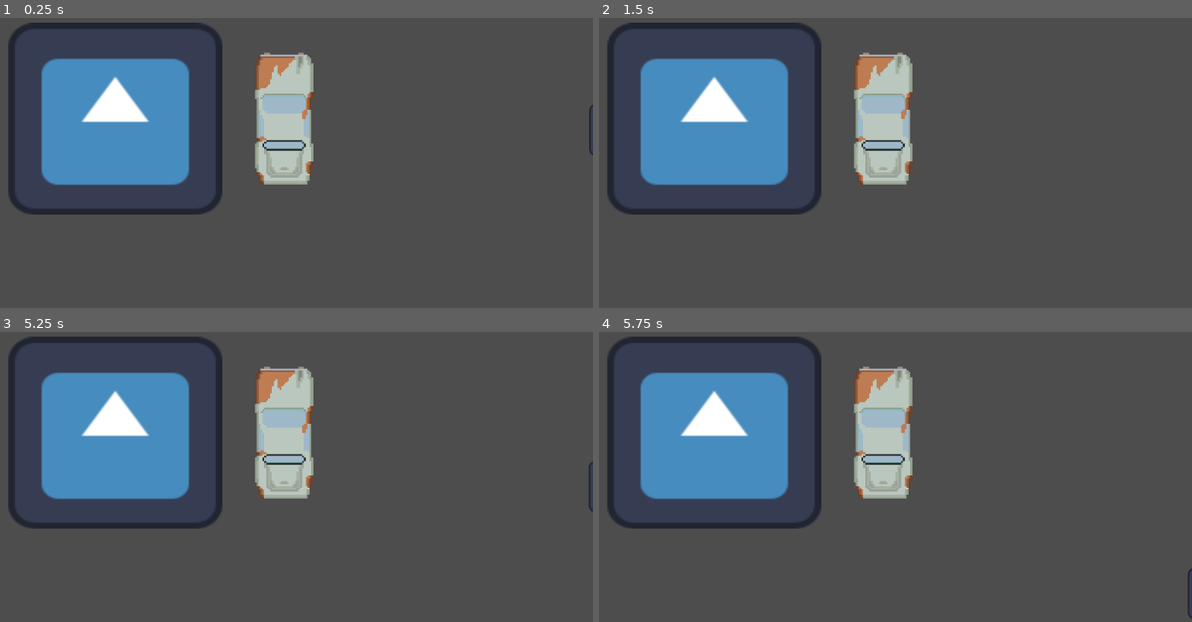
Above: before the commit, frames 1-4 (two rows, left to right).
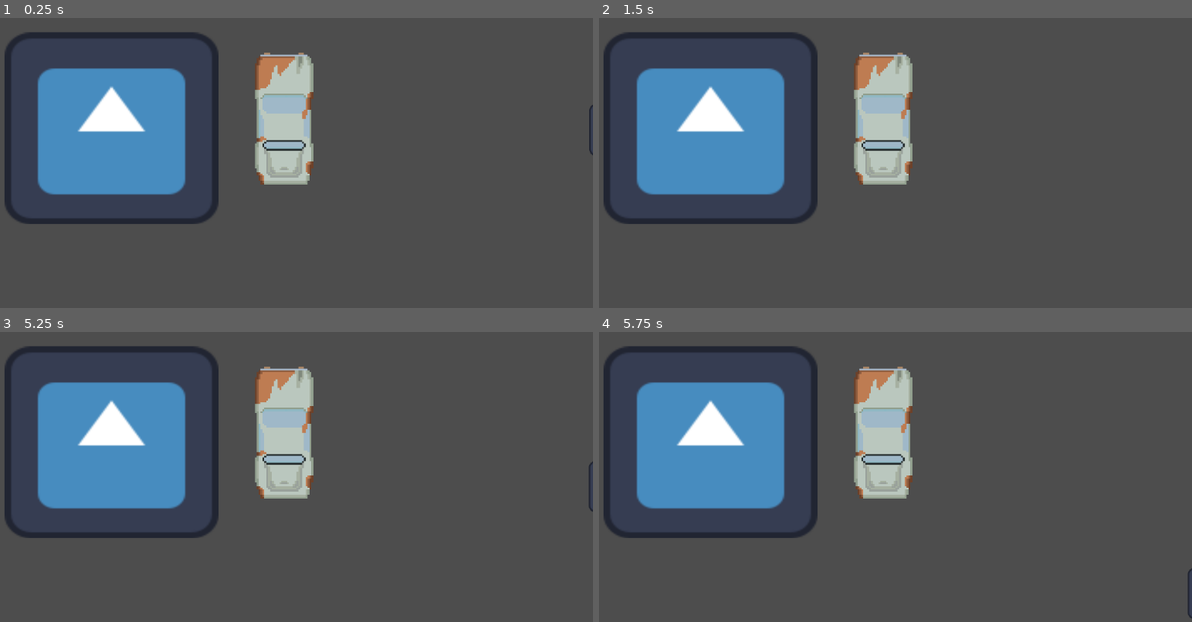
Above: after the commit, the same moments.

Repository: Ivan-Sardi/Juego-Godot
Game: Godot game, scene res://Escenas/main.tscn
The game is run twice, just before and just after one commit, with the same random seed, the same clock (stepped at 60 frames per second) and the same inputs. The engine's default icon, where the game draws it, is replaced by a stand-in: a white triangle on a blue panel in a dark square.
Inputs:
- Up to frame 1 (0.25 s): no input
- Up to frame 2 (1.5 s): tap Enter at 0.5 s; hold D (Right) 0.53-1.28 s; hold E (Interact) 0.53-1.28 s; tap Space at 1.25 s; hold S (Down) from 1.28 s (still down); tap E (Interact) at 1.35 s
- Up to frame 3 (5.25 s): tap Enter at 2, 3.5 s; release S (Down) at 2.03 s; hold D (Right) 2.03-2.78 s; hold E (Interact) 2.03-2.78 s; tap Space at 2.75, 4.25 s; hold W (Up) 2.78-3.53 s; tap E (Interact) at 2.85, 4.35 s; hold E (Interact) 3.53-4.28 s; hold A (Left) 3.53-5.03 s; hold S (Down) from 5.03 s (still down); hold E (Interact) from 5.03 s (still down)
- Up to frame 4 (5.75 s): keep holding S (Down); keep holding E (Interact)

The runs differ from the first frame. In frame 1, 7.4% of the frame differs, in the area x 0-38%, y 1-72%; in frame 2, 7.4%; in frame 3, 7.4%; in frame 4, 7.4%.

Commit message:
saraco-autoarreglado
colovrg

Diff:
--- a/Escenas/main.tscn
+++ b/Escenas/main.tscn
@@ -62,7 +62,7 @@
 scale = Vector2(0.99999994, 1)
 
 [node name="Sprite2D" type="Sprite2D" parent="."]
-position = Vector2(-52, 358)
+position = Vector2(-59, 376)
 scale = Vector2(3.125, 2.8046875)
 texture = ExtResource("2_0kh0y")
 
